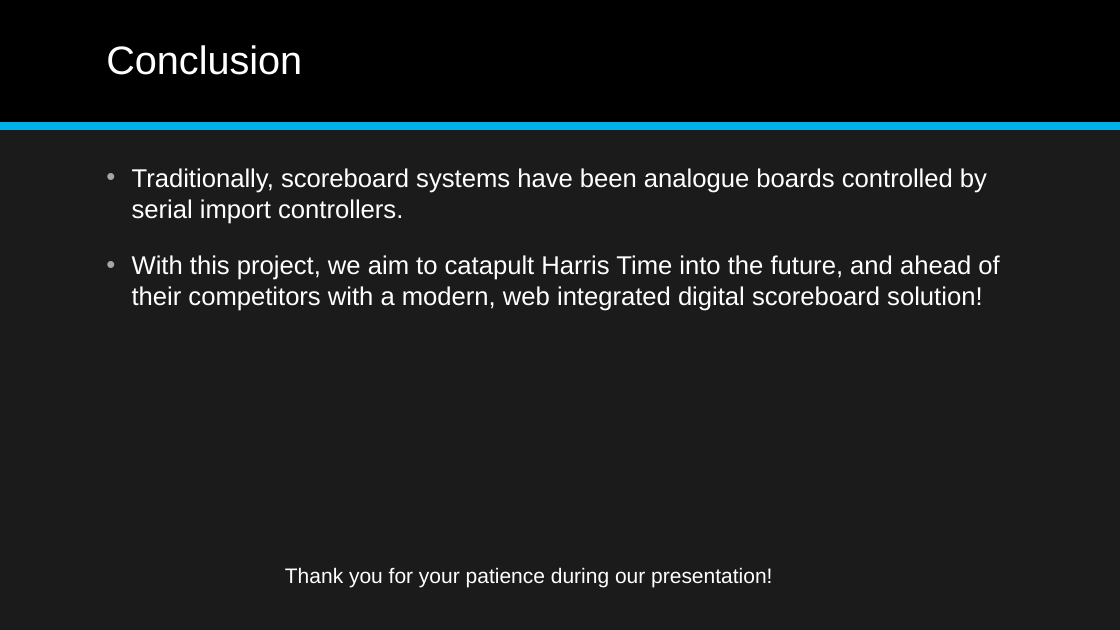
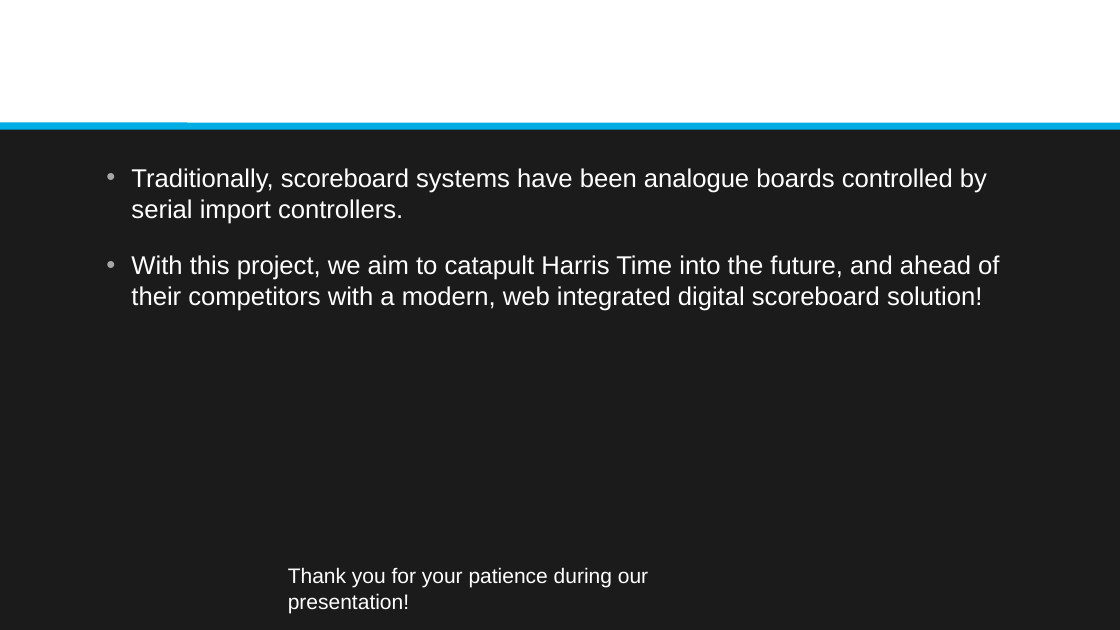
Before and after one commit to ZackE4/Zymsoft, a slide deck: slide 13 of Zymsoft Presentation.pptx (slide 14 before the commit). Drawn at 1120x630 pixels with LibreOffice and Linux fonts; fonts in the diff are those of the drawing. Boxes give left, top, right and bottom in pixels: in the first picture for what was removed or moved away, otherwise in the second. Text is boxed around its words. In the diff, an @@ line names an element or a change of style, - is before the commit and + after.

```diff
--- a/Zymsoft Presentation.pptx
+++ b/Zymsoft Presentation.pptx
@@ rectangle at bbox=[0, 0, 1120, 126]: fill #000000 to #FFFFFF @@
@@ title removed at bbox=[106, 45, 302, 75] @@
-Conclusion
@@ text "Thank you for your patience ..." rewrapped from bbox=[285, 567, 772, 588] to bbox=[288, 567, 648, 613] @@
```
Also in this commit, not shown: 13 other slides changed, 1 slide removed.
